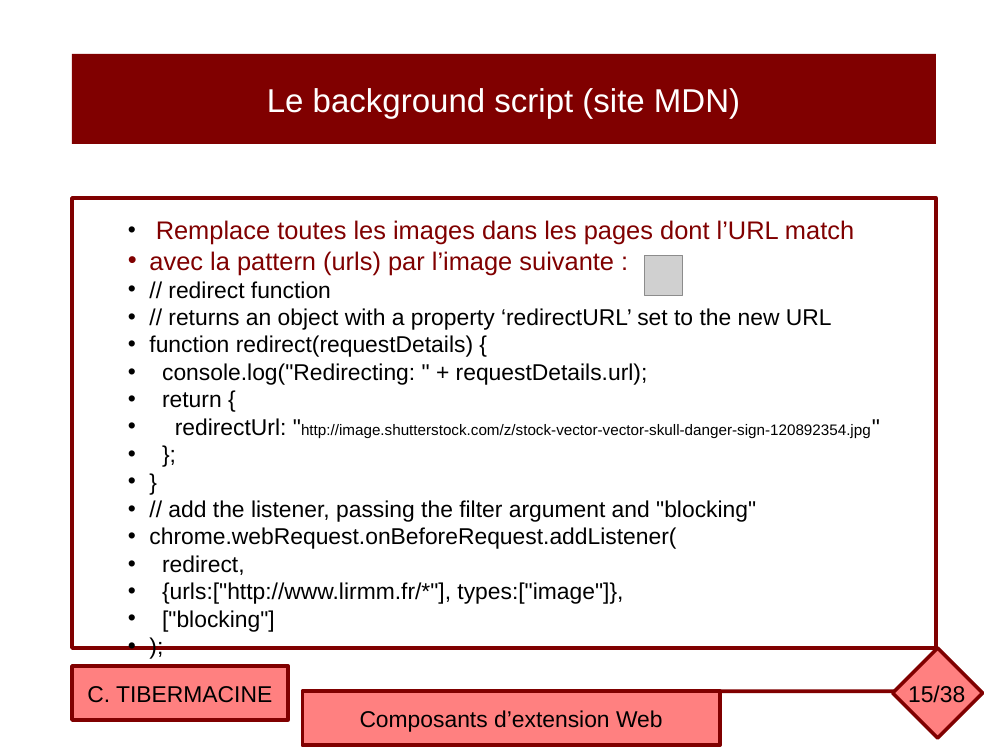
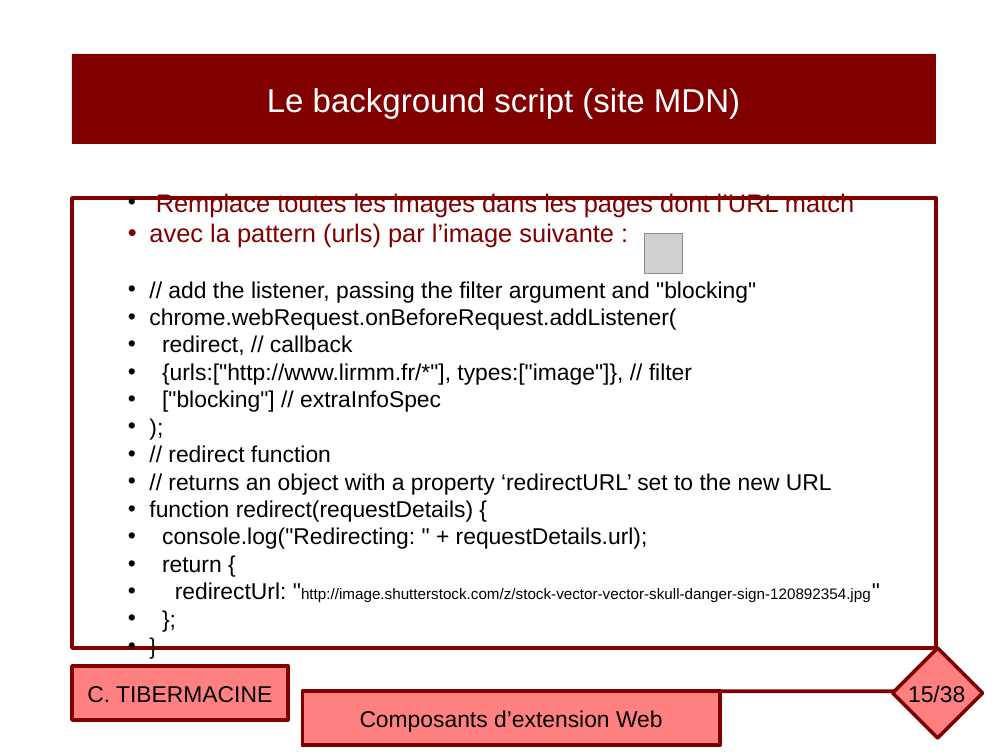
Before and after one commit to ctiber/composants, a slide deck: slide 15 of cours/cours5.odp. Drawn at 1008x756 pixels with LibreOffice and Linux fonts; fonts in the diff are those of the drawing; grey boxes stand for pictures. Boxes give left, top, right and bottom in pixels: in the first picture for what was removed or moved away, otherwise in the second. Text is boxed around its words. In the diff, an @@ line names an element or a change of style, - is before the commit and + after.

```diff
--- a/cours/cours5.odp
+++ b/cours/cours5.odp
@@ picture: place and size @@
-picture at <box>645,255,683,295</box>
+picture at <box>645,234,683,274</box>
@@ text in rectangle at <box>149,281,756,412</box>: paragraphs added @@
+• // add the listener, passing the filter argument and "blocking"
+• chrome.webRequest.onBeforeRequest.addListener(
+• redirect, // callback
+• {urls:["http://www.lirmm.fr/*"], types:["image"]}, // filter
+• ["blocking"] // extraInfoSpec
+• );
@@ text in rectangle at <box>149,500,756,632</box>: paragraphs removed @@
-• // add the listener, passing the filter argument and "blocking"
-• chrome.webRequest.onBeforeRequest.addListener(
-• redirect,
-• {urls:["http://www.lirmm.fr/*"], types:["image"]},
-• ["blocking"]
-• );
```
Also in this commit, not shown: 10 other slides changed, 1 other file.
